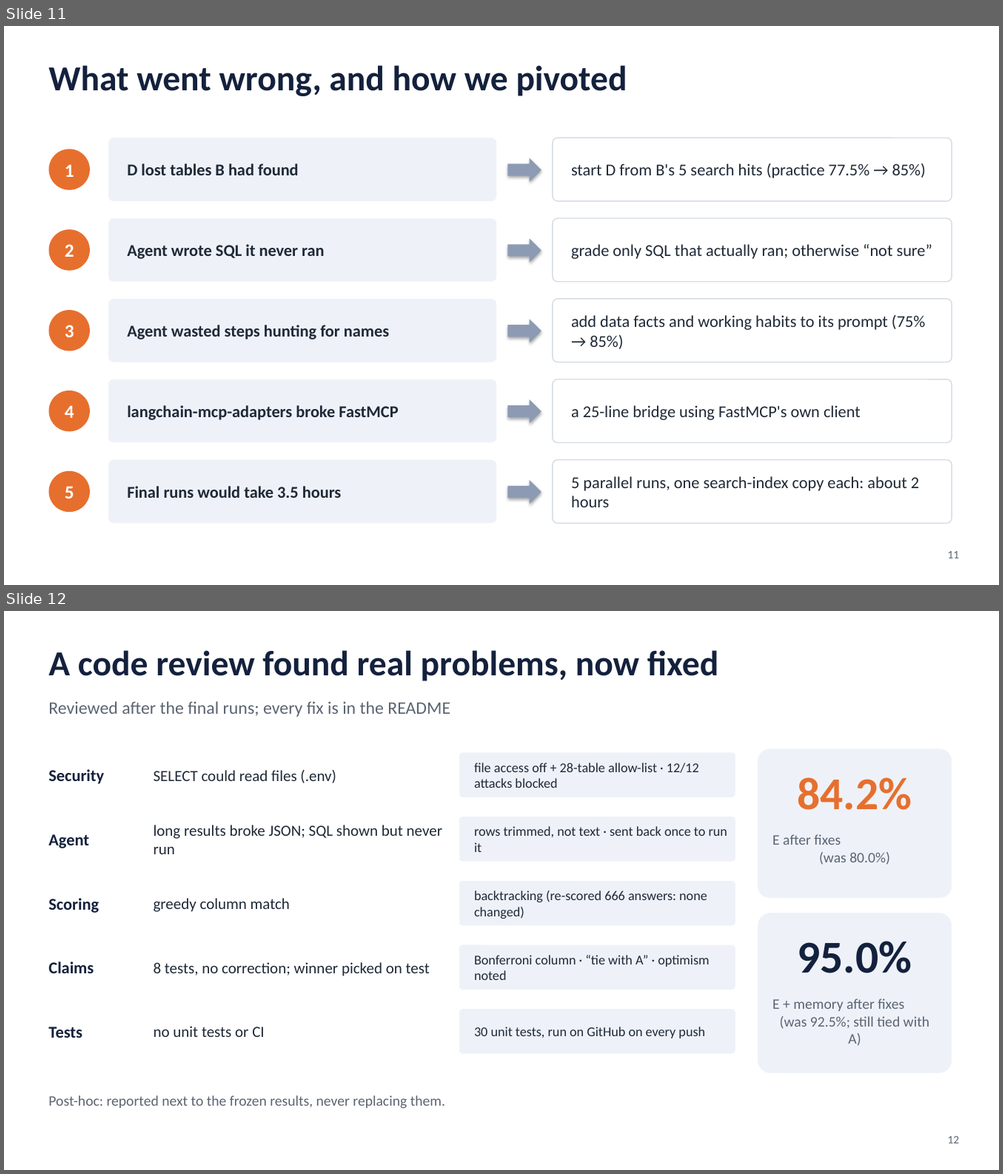
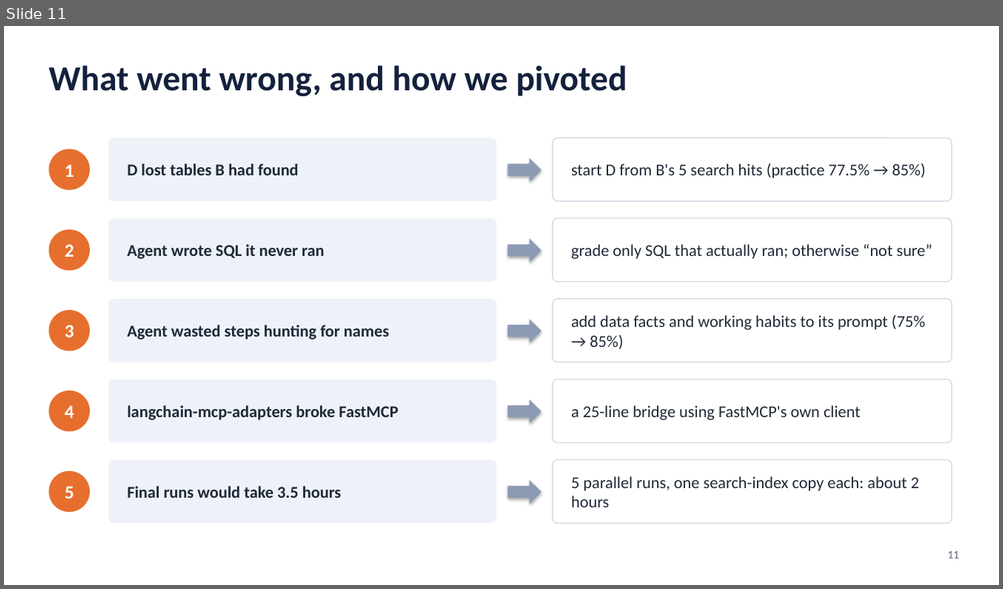
Before and after one commit to anshikachaurasia/AdsKG_agent, a slide deck: docs/AdsKG_Agent_Presentation.pptx. Shown one above the other, each under a label of ours: slides 11 and 12 before the commit, slide 11 after it. The pictures are 1003x1174 and 1003x589 pixels, drawn with LibreOffice and Linux fonts; fonts in the diff are those of the drawing. Boxes give left, top, right and bottom in pixels: in the first picture for what was removed or moved away, otherwise in the second. Text is boxed around its words. In the diff, an @@ line names an element or a change of style, - is before the commit and + after.

```diff
--- a/docs/AdsKG_Agent_Presentation.pptx
+++ b/docs/AdsKG_Agent_Presentation.pptx
@@ slide 12 removed at (4,611,999,1170), background #FFFFFF @@
@@ text removed at (48,650,718,681) @@
-A code review found real problems, now fixed
@@ text removed at (48,701,450,717) @@
-Reviewed after the final runs; every fix is in the README
@@ rounded rectangle removed at (459,753,735,797) @@
@@ text removed at (474,763,699,788) @@
-file access off + 28-table allow-list · 12/12 attacks blocked
@@ rounded rectangle removed at (757,749,951,898) @@
@@ text removed at (48,769,104,784) @@
-Security
@@ text removed at (153,770,336,783) @@
-SELECT could read files (.env)
@@ text removed at (797,777,912,810) @@
-84.2%
@@ text removed at (153,825,442,854) @@
-long results broke JSON; SQL shown but never run
@@ rounded rectangle removed at (459,817,735,862) @@
@@ text removed at (474,826,727,852) @@
-rows trimmed, not text · sent back once to run it
@@ text removed at (48,834,89,849) @@
-Agent
@@ text removed at (772,834,890,865) @@
-E after fixes
-(was 80.0%)
@@ text removed at (48,898,99,913) @@
-Scoring
@@ text removed at (153,898,290,912) @@
-greedy column match
@@ rounded rectangle removed at (459,881,735,925) @@
@@ text removed at (474,891,707,919) @@
-backtracking (re-scored 666 answers: none changed)
@@ rounded rectangle removed at (757,913,951,1073) @@
@@ text removed at (797,941,912,974) @@
-95.0%
@@ text removed at (48,962,94,974) @@
-Claims
@@ text removed at (153,963,430,977) @@
-8 tests, no correction; winner picked on test
@@ rounded rectangle removed at (459,945,735,990) @@
@@ text removed at (474,955,708,980) @@
-Bonferroni column · “tie with A” · optimism noted
@@ rounded rectangle removed at (459,1009,735,1054) @@
@@ text removed at (772,999,929,1046) @@
-E + memory after fixes
-(was 92.5%; still tied with A)
@@ text removed at (48,1027,82,1038) @@
-Tests
@@ text removed at (153,1026,264,1037) @@
-no unit tests or CI
@@ text removed at (474,1027,705,1039) @@
-30 unit tests, run on GitHub on every push
@@ text removed at (48,1096,445,1109) @@
-Post-hoc: reported next to the frozen results, never replacing them.
@@ text removed at (948,1136,959,1144) @@
-12
```
Also in this commit, not shown: 2 slides changed, 13 other files.
